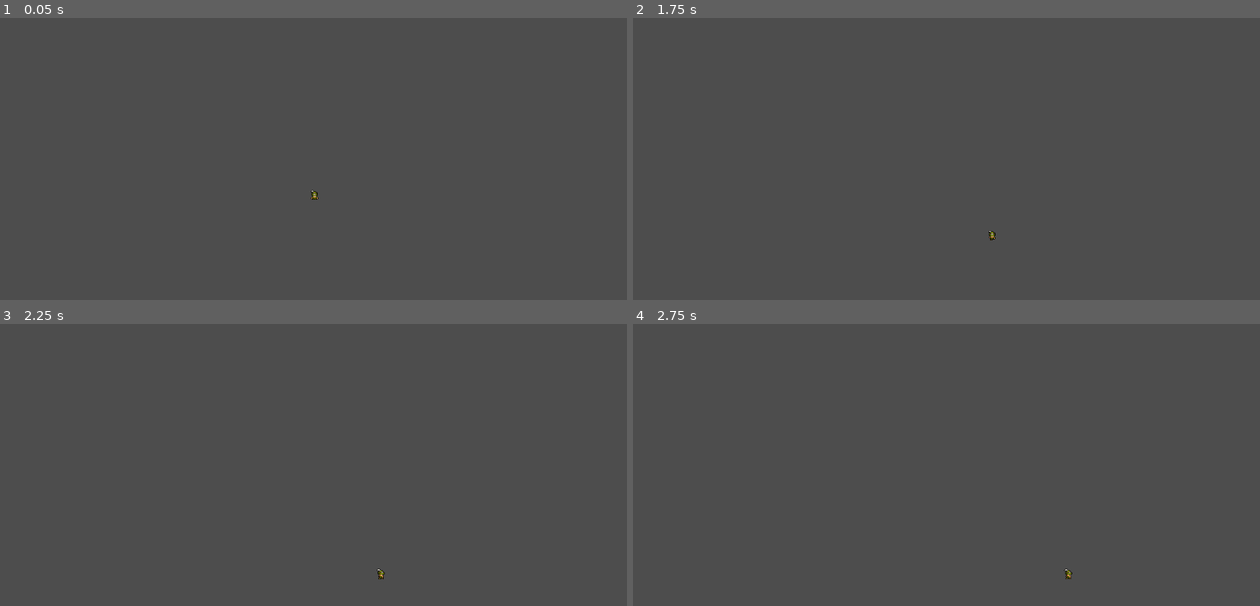
Above: before the commit, frames 1-4 (two rows, left to right).
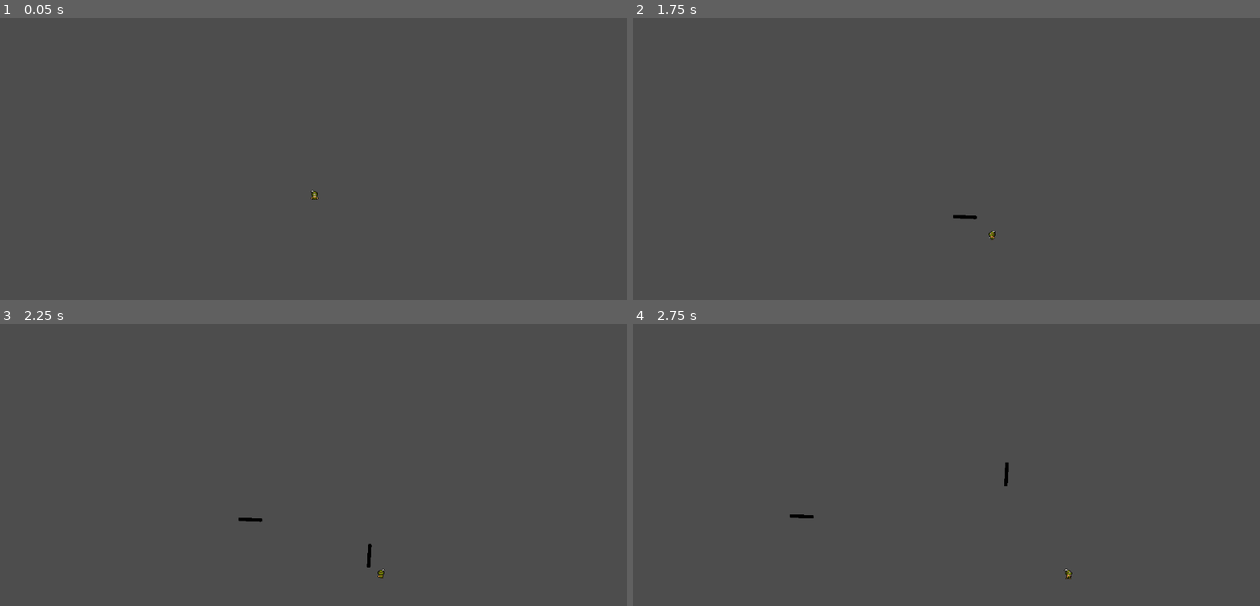
Above: after the commit, the same moments.

Repository: imkaywu/rpc-000
Game: Godot game, scene res://scene/player.tscn
Two runs of this game, one before a commit and one after it. Both use one fixed random seed, a clock stepped at 60 frames per second and the inputs below. The engine's default icon, where the game draws it, is replaced by a stand-in: a white triangle on a blue panel in a dark square.
Inputs (mouse positions are in pixels of both pictures, inside the frame that each line leads up to):
- Up to frame 1 (0.05 s): no input
- Up to frame 2 (1.75 s): tap Enter at 0.5 s; move the mouse to (1084, 175) at 0.52 s; hold D (right) 0.53-1.28 s; tap E (e) at 0.6 s; tap I (i) at 0.8, 1.35 s; move the mouse to (821, 212) at 1.27 s; hold S (down) from 1.28 s (still down); click (821, 212) at 1.55 s
- Up to frame 3 (2.25 s): move the mouse to (376, 422) at 2.02 s; release S (down) at 2.03 s; hold D (right) from 2.03 s (still down); click (376, 422) at 2.1 s
- Up to frame 4 (2.75 s): keep holding D (right); tap E (e) at 2.3 s

Frame 1 is identical in both runs. In frame 2, less than 0.1% of the frame differs, in the area x 51-58%, y 69-79%; in frame 3, 0.1%, in the area x 38-62%, y 68-91%; in frame 4, 0.1%.

Commit message:
add ranged combat system

Diff:
--- a/project.godot
+++ b/project.godot
@@ -47,6 +47,11 @@
 "events": [Object(InputEventKey,"resource_local_to_scene":false,"resource_name":"","device":-1,"window_id":0,"alt_pressed":false,"shift_pressed":false,"ctrl_pressed":false,"meta_pressed":false,"pressed":false,"keycode":0,"physical_keycode":73,"key_label":0,"unicode":105,"echo":false,"script":null)
 ]
 }
+left_mouse={
+"deadzone": 0.5,
+"events": [Object(InputEventMouseButton,"resource_local_to_scene":false,"resource_name":"","device":-1,"window_id":0,"alt_pressed":false,"shift_pressed":false,"ctrl_pressed":false,"meta_pressed":false,"button_mask":1,"position":Vector2(187, 47),"global_position":Vector2(195, 127),"factor":1.0,"button_index":1,"canceled":false,"pressed":true,"double_click":false,"script":null)
+]
+}
 
 [rendering]
 
--- /dev/null
+++ b/scene/arrow.tscn
@@ -0,0 +1,26 @@
+[gd_scene load_steps=4 format=3 uid="uid://cm7bc585aif84"]
+
+[ext_resource type="Script" path="res://script/arrow.gd" id="1_l8m35"]
+[ext_resource type="Texture2D" uid="uid://dr2tpaapve51q" path="res://icon.svg" id="2_jakk7"]
+
+[sub_resource type="CapsuleShape2D" id="CapsuleShape2D_lx4dv"]
+radius = 5.0
+height = 48.0
+
+[node name="Arrow" type="Area2D"]
+script = ExtResource("1_l8m35")
+
+[node name="Sprite2D" type="Sprite2D" parent="."]
+modulate = Color(0, 0, 0, 1)
+rotation = 1.5708
+scale = Vector2(0.0501075, 0.344512)
+texture = ExtResource("2_jakk7")
+
+[node name="CollisionShape2D" type="CollisionShape2D" parent="."]
+rotation = 1.5708
+shape = SubResource("CapsuleShape2D_lx4dv")
+
+[node name="VisibleOnScreenEnabler2D" type="VisibleOnScreenEnabler2D" parent="."]
+scale = Vector2(0.3, 0.6)
+
+[connection signal="screen_exited" from="VisibleOnScreenEnabler2D" to="." method="_on_visible_on_screen_enabler_2d_screen_exited"]
--- a/scene/player.tscn
+++ b/scene/player.tscn
@@ -302,7 +302,7 @@
 "texture": SubResource("AtlasTexture_fapeo")
 }],
 "loop": true,
-"name": &"e-attach",
+"name": &"e-attack",
 "speed": 5.0
 }, {
 "frames": [{
@@ -344,7 +344,7 @@
 "texture": SubResource("AtlasTexture_eqhuh")
 }],
 "loop": true,
-"name": &"n-attach",
+"name": &"n-attack",
 "speed": 5.0
 }, {
 "frames": [{
@@ -375,7 +375,7 @@
 "texture": SubResource("AtlasTexture_bqu5x")
 }],
 "loop": true,
-"name": &"ne-attach",
+"name": &"ne-attack",
 "speed": 5.0
 }, {
 "frames": [{
@@ -406,7 +406,7 @@
 "texture": SubResource("AtlasTexture_h7rin")
 }],
 "loop": true,
-"name": &"nw-attach",
+"name": &"nw-attack",
 "speed": 5.0
 }, {
 "frames": [{
@@ -437,7 +437,7 @@
 "texture": SubResource("AtlasTexture_lsnk5")
 }],
 "loop": true,
-"name": &"s-attach",
+"name": &"s-attack",
 "speed": 5.0
 }, {
 "frames": [{
@@ -468,7 +468,7 @@
 "texture": SubResource("AtlasTexture_mstwc")
 }],
 "loop": true,
-"name": &"se-attach",
+"name": &"se-attack",
 "speed": 5.0
 }, {
 "frames": [{
@@ -499,7 +499,7 @@
 "texture": SubResource("AtlasTexture_1rt6f")
 }],
 "loop": true,
-"name": &"sw-attach",
+"name": &"sw-attack",
 "speed": 5.0
 }, {
 "frames": [{
@@ -530,7 +530,7 @@
 "texture": SubResource("AtlasTexture_ii7ob")
 }],
 "loop": true,
-"name": &"w-attach",
+"name": &"w-attack",
 "speed": 5.0
 }, {
 "frames": [{
@@ -554,8 +554,7 @@
 
 [node name="AnimatedSprite2D" type="AnimatedSprite2D" parent="."]
 sprite_frames = SubResource("SpriteFrames_4i1hm")
-animation = &"idle"
-frame_progress = 0.846178
+animation = &"w-attack"
 
 [node name="CollisionShape2D" type="CollisionShape2D" parent="."]
 position = Vector2(0, 4)
@@ -573,3 +572,5 @@
 offset_top = -80.0
 offset_right = 43.0
 offset_bottom = -14.0
+
+[node name="Marker2D" type="Marker2D" parent="."]
--- a/script/Player.gd
+++ b/script/Player.gd
@@ -2,10 +2,16 @@
 
 var speed = 200
 var player_state
+var bow_equiped = false
+var bow_cooldown = true
+var arrow = preload("res://scene/arrow.tscn")
+var mouse_from_player_pos = null
 
 @export var inventory: Inventory
 
 func _physics_process(delta):
+	mouse_from_player_pos = get_global_mouse_position() - self.position
+
 	var direction = Input.get_vector("left", "right", "up", 'down')
 
 	if direction.x == 0 and direction.y == 0:
@@ -16,29 +22,66 @@
 	velocity = direction * speed
 	move_and_slide()
 
+	if Input.is_action_just_pressed("e"):
+		if bow_equiped:
+			bow_equiped = false
+		else:
+			bow_equiped = true
+
+	var mouse_pos = get_global_mouse_position()
+	$Marker2D.look_at(mouse_pos)
+
+	if Input.is_action_just_pressed("left_mouse") and bow_equiped and bow_cooldown:
+		bow_cooldown = false
+		var arrow_instance = arrow.instantiate()
+		arrow_instance.rotation = $Marker2D.rotation
+		arrow_instance.global_position = $Marker2D.global_position
+		add_child(arrow_instance)
+
+		await get_tree().create_timer(0.5).timeout
+		bow_cooldown = true
+
 	play_anim(direction)
 
 func play_anim(dir):
-	if player_state == "idle":
-		$AnimatedSprite2D.play("idle")
-	if player_state == "walking":
-		if dir.y == -1:
-			$AnimatedSprite2D.play("n-walk")
-		if dir.x == 1:
-			$AnimatedSprite2D.play('e-walk')
-		if dir.y == 1:
-			$AnimatedSprite2D.play('s-walk')
-		if dir.x == -1:
-			$AnimatedSprite2D.play('w-walk')
+	if !bow_equiped:
+		if player_state == "idle":
+			$AnimatedSprite2D.play("idle")
+		if player_state == "walking":
+			if dir.y == -1:
+				$AnimatedSprite2D.play("n-walk")
+			if dir.x == 1:
+				$AnimatedSprite2D.play('e-walk')
+			if dir.y == 1:
+				$AnimatedSprite2D.play('s-walk')
+			if dir.x == -1:
+				$AnimatedSprite2D.play('w-walk')
 
-		if dir.x > 0.5 and dir.y < -0.5:
-			$AnimatedSprite2D.play('ne-walk')
-		if dir.x > 0.5 and dir.y > 0.5:
-			$AnimatedSprite2D.play('se-walk')
-		if dir.x < -0.5 and dir.y < -0.5:
-			$AnimatedSprite2D.play("nw-walk")
-		if dir.x < -0.5 and dir.y > 0.5:
-			$AnimatedSprite2D.play("sw-walk")
+			if dir.x > 0.5 and dir.y < -0.5:
+				$AnimatedSprite2D.play('ne-walk')
+			if dir.x > 0.5 and dir.y > 0.5:
+				$AnimatedSprite2D.play('se-walk')
+			if dir.x < -0.5 and dir.y < -0.5:
+				$AnimatedSprite2D.play("nw-walk")
+			if dir.x < -0.5 and dir.y > 0.5:
+				$AnimatedSprite2D.play("sw-walk")
+	if bow_equiped:
+		if mouse_from_player_pos.x >= -25 and mouse_from_player_pos.x <= 25 and mouse_from_player_pos.y < 0:
+			$AnimatedSprite2D.play("n-attack")
+		if mouse_from_player_pos.y >= -25 and mouse_from_player_pos.y <= 25 and mouse_from_player_pos.x > 0:
+			$AnimatedSprite2D.play("e-attack")
+		if mouse_from_player_pos.x >= -25 and mouse_from_player_pos.x <= 25 and mouse_from_player_pos.y > 0:
+			$AnimatedSprite2D.play("s-attack")
+		if mouse_from_player_pos.y >= -25 and mouse_from_player_pos.y <= 25 and mouse_from_player_pos.x < 0:
+			$AnimatedSprite2D.play("w-attack")
+		if mouse_from_player_pos.x >= 25 and mouse_from_player_pos.y <= -25:
+			$AnimatedSprite2D.play("ne-attack")
+		if mouse_from_player_pos.x >= 0.5 and mouse_from_player_pos.y >= 25:
+			$AnimatedSprite2D.play("se-attack")
+		if mouse_from_player_pos.x <= -0.5 and mouse_from_player_pos.y >= 25:
+			$AnimatedSprite2D.play("sw-attack")
+		if mouse_from_player_pos.x <= -25 and mouse_from_player_pos.y <= -25:
+			$AnimatedSprite2D.play("nw-attack")
 
 func player():
 	pass
--- /dev/null
+++ b/script/arrow.gd
@@ -0,0 +1,16 @@
+extends Area2D
+
+var speed = 300
+
+# Called when the node enters the scene tree for the first time.
+func _ready():
+	set_as_top_level(true)
+
+
+# Called every frame. 'delta' is the elapsed time since the previous frame.
+func _process(delta):
+	position += (Vector2.RIGHT * speed).rotated(rotation) * delta
+
+
+func _on_visible_on_screen_enabler_2d_screen_exited():
+	queue_free()
